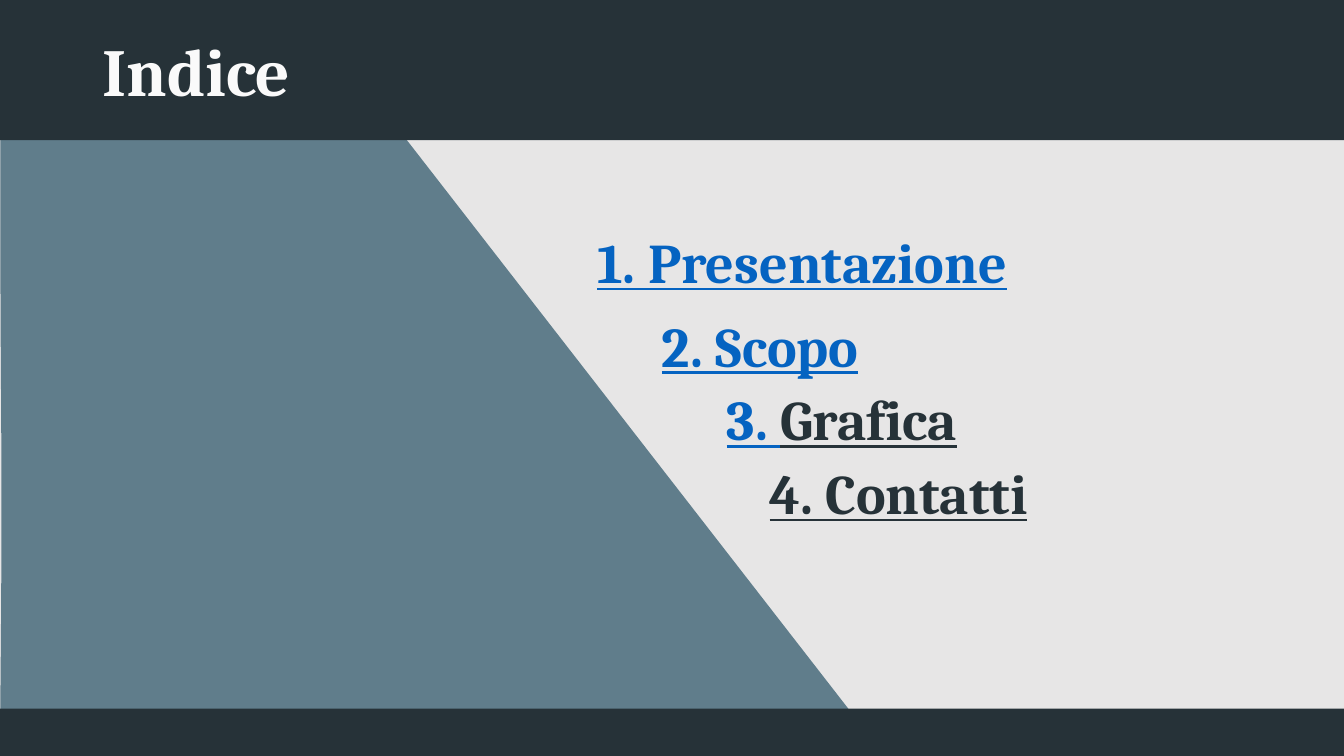
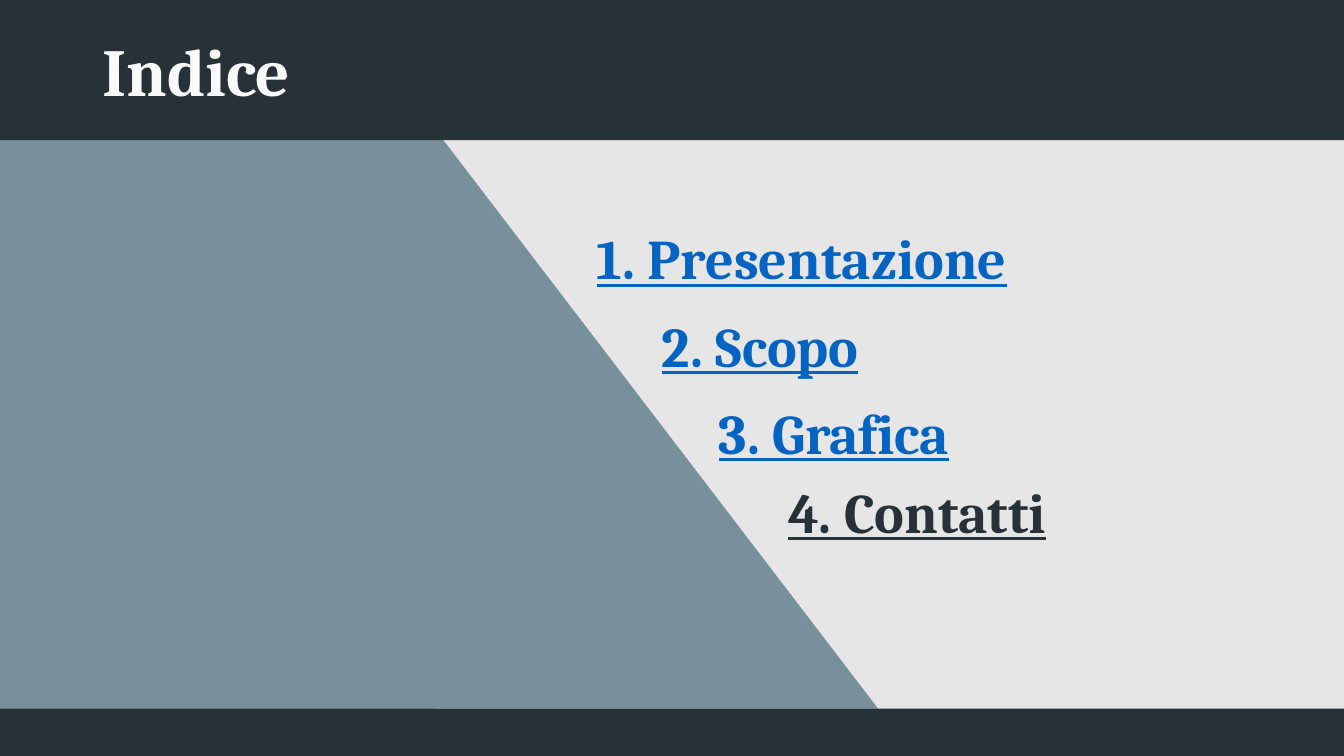
Before and after one commit to giovannipacelli2/news, a slide deck: slide 2 of src/assets/presentation/Presentazione_News.pptx. Drawn at 1344x756 pixels with LibreOffice and Linux fonts; fonts in the diff are those of the drawing. Boxes give left, top, right and bottom in pixels: in the first picture for what was removed or moved away, otherwise in the second. Text is boxed around its words. In the diff, an @@ line names an element or a change of style, - is before the commit and + after.

Commit message:
Update Presentation

```diff
--- a/src/assets/presentation/Presentazione_News.pptx
+++ b/src/assets/presentation/Presentazione_News.pptx
@@ freeform shape removed at (0, 0, 885, 756) @@
@@ triangle added at (189, 105, 878, 709), fill #78909C @@
@@ rectangle added at (0, 131, 435, 719), fill #78909C @@
@@ text "1. Presentazione": place and size @@
-text "1. Presentazione" at (597, 244, 1007, 290)
+text "1. Presentazione" at (597, 240, 1007, 287)
@@ text "3. Grafica": place and size @@
-text "3. Grafica" at (727, 400, 957, 448)
+text "3. Grafica" at (719, 414, 949, 461)
@@ text "3. Grafica" at (719, 414, 949, 461): text colour #263238 to #0563C1 in "Grafica" @@
@@ text "4. Contatti": place and size @@
-text "4. Contatti" at (770, 475, 1028, 521)
+text "4. Contatti" at (788, 494, 1046, 540)
```
Also in this commit, not shown: 1 other file.
